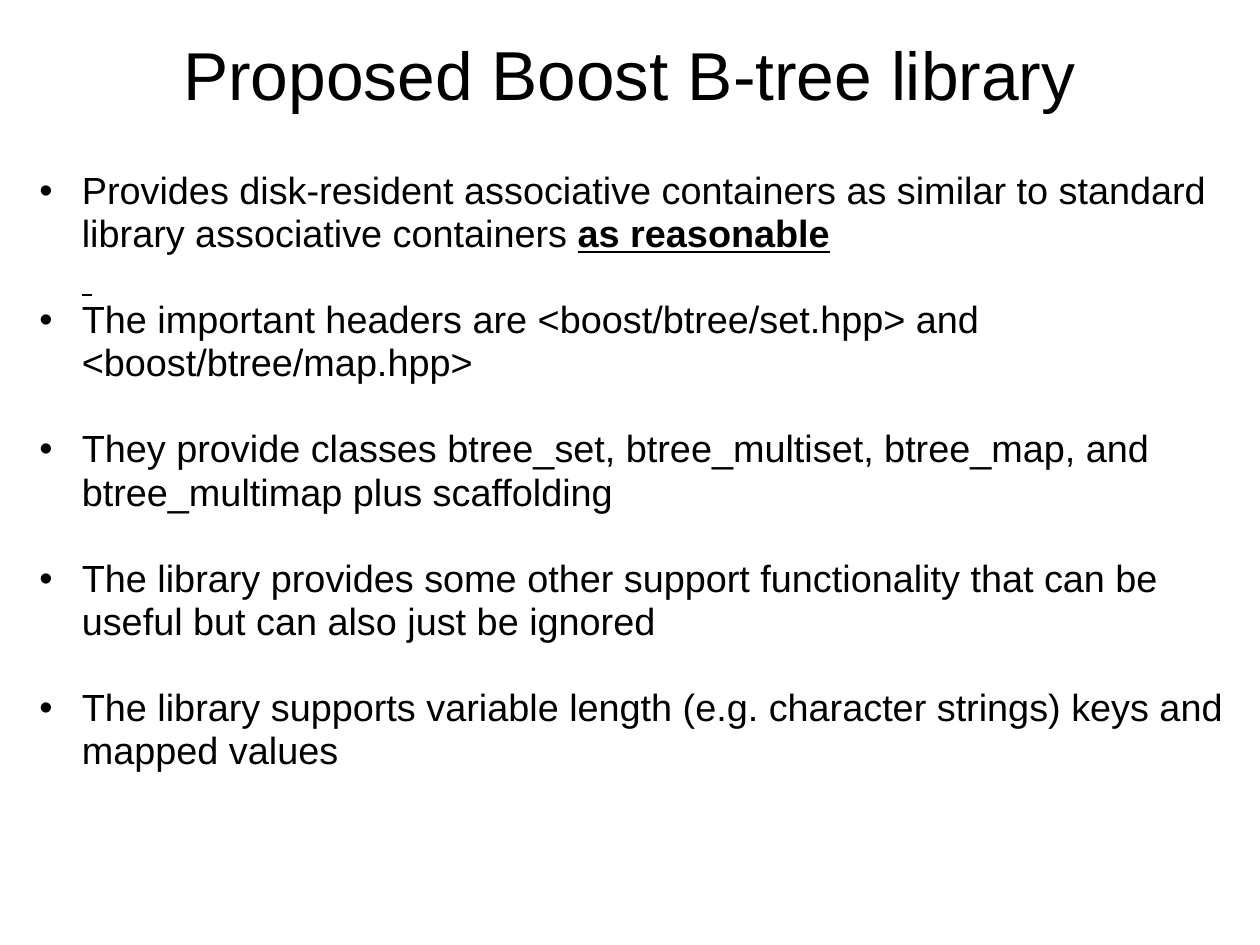
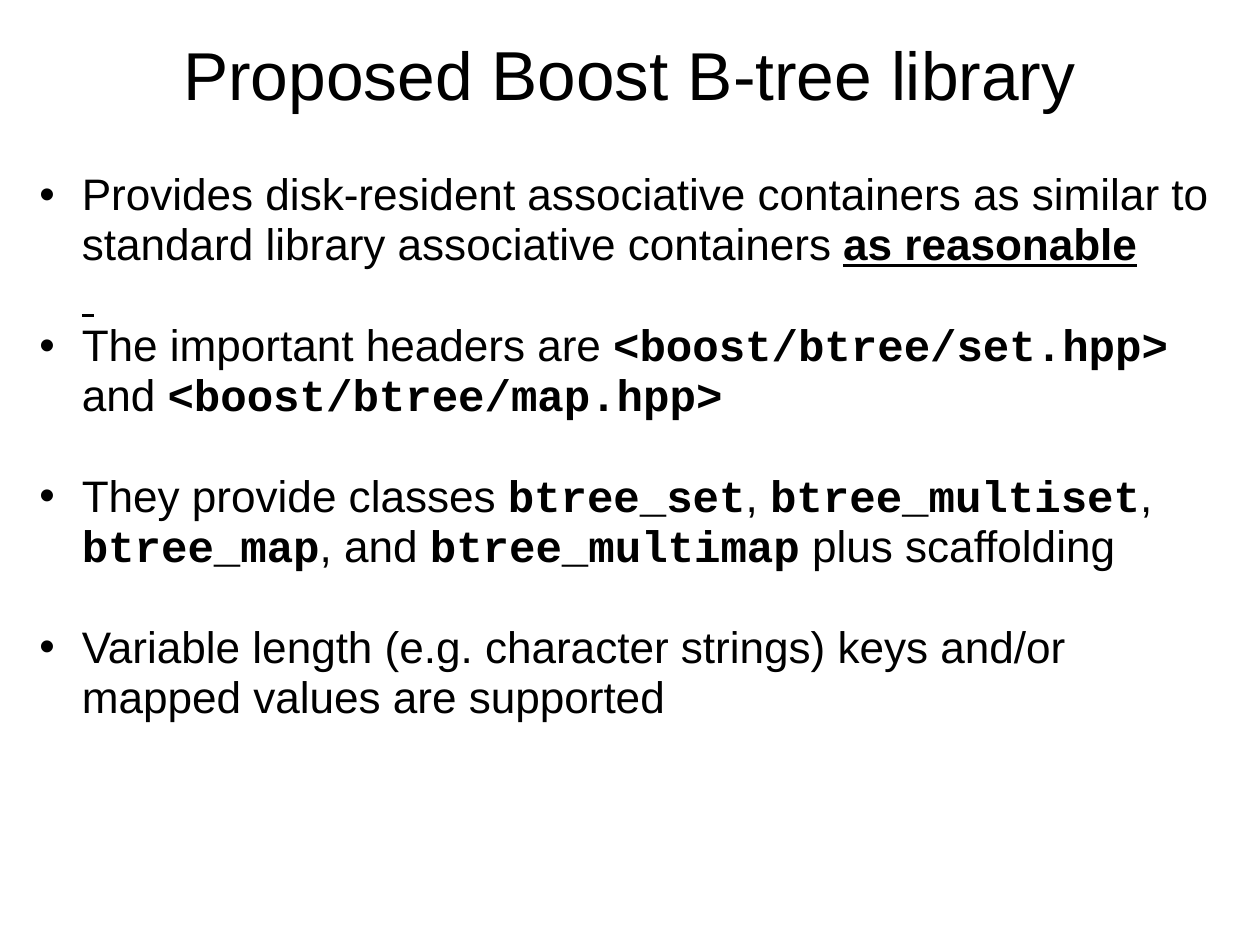
Before and after one commit to Beman/btree, a slide deck: slide 11 of libs/btree/doc/Proposed-B-tree-library.ppt (slide 9 before the commit). Drawn at 1260x945 pixels with LibreOffice and Linux fonts; fonts in the diff are those of the drawing; background and template pictures are left out. Boxes give left, top, right and bottom in pixels: in the first picture for what was removed or moved away, otherwise in the second. Text is boxed around its words. In the diff, an @@ line names an element or a change of style, - is before the commit and + after.

```diff
--- a/libs/btree/doc/Proposed-B-tree-library.ppt
+++ b/libs/btree/doc/Proposed-B-tree-library.ppt
@@ text at bbox=[82, 178, 1208, 571]: size 24 to 28 pt in "Provides disk-resident associative containers as similar to ...", "The important headers are <boost/btree/set.hpp> and <boost/b ...", "They provide classes btree_set, btree_multiset, btree_map, a ..."; font Arial to Courier New, bold on in "<boost/btree/set.hpp> <boost/btree/map.hpp>", "btree_set, btree_multiset, btree_map, btree_multimap" @@
@@ text at bbox=[82, 631, 1065, 721]: text changed; size 24 to 28 pt @@
-  • The library provides some other support functionality that can be useful but can also just be ignored
-  • The library supports variable length (e.g. character strings) keys and mapped values
+  • Variable length (e.g. character strings) keys and/or mapped values are supported
```
Also in this commit, not shown: 15 other slides changed, 2 slides added.
